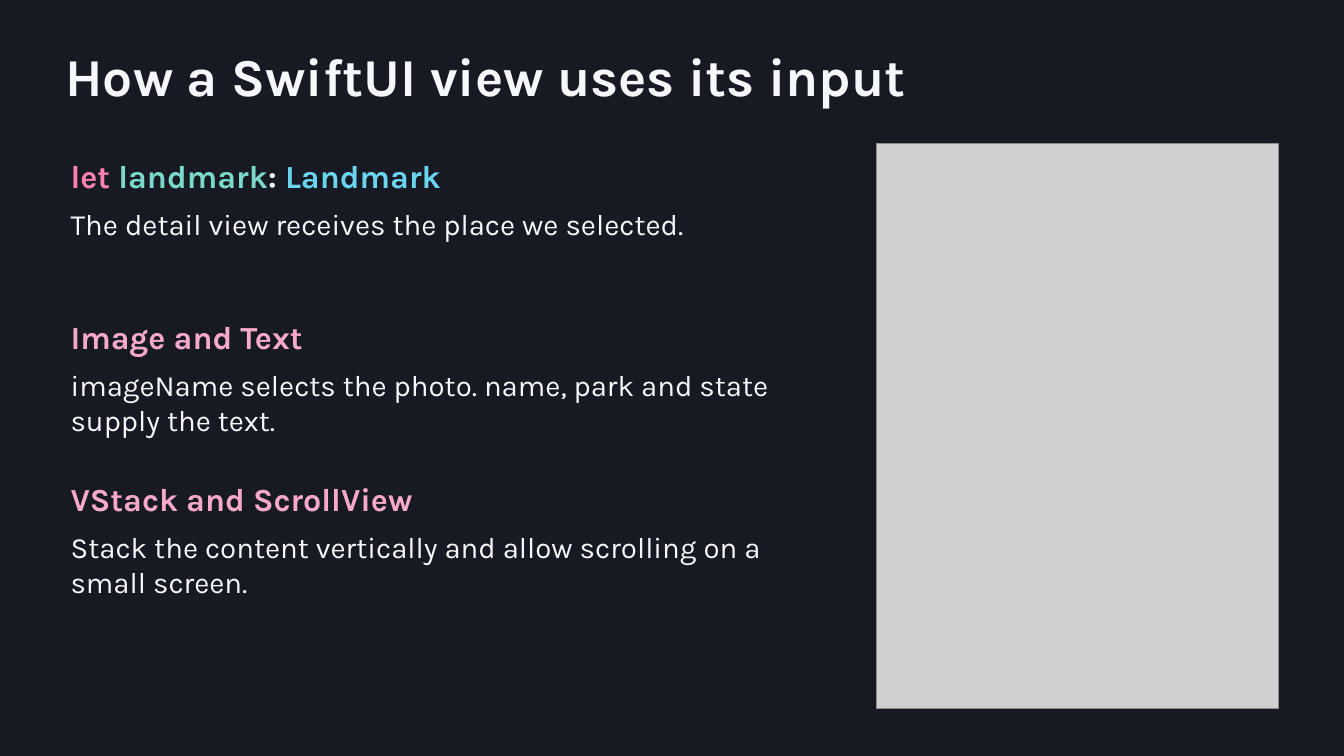
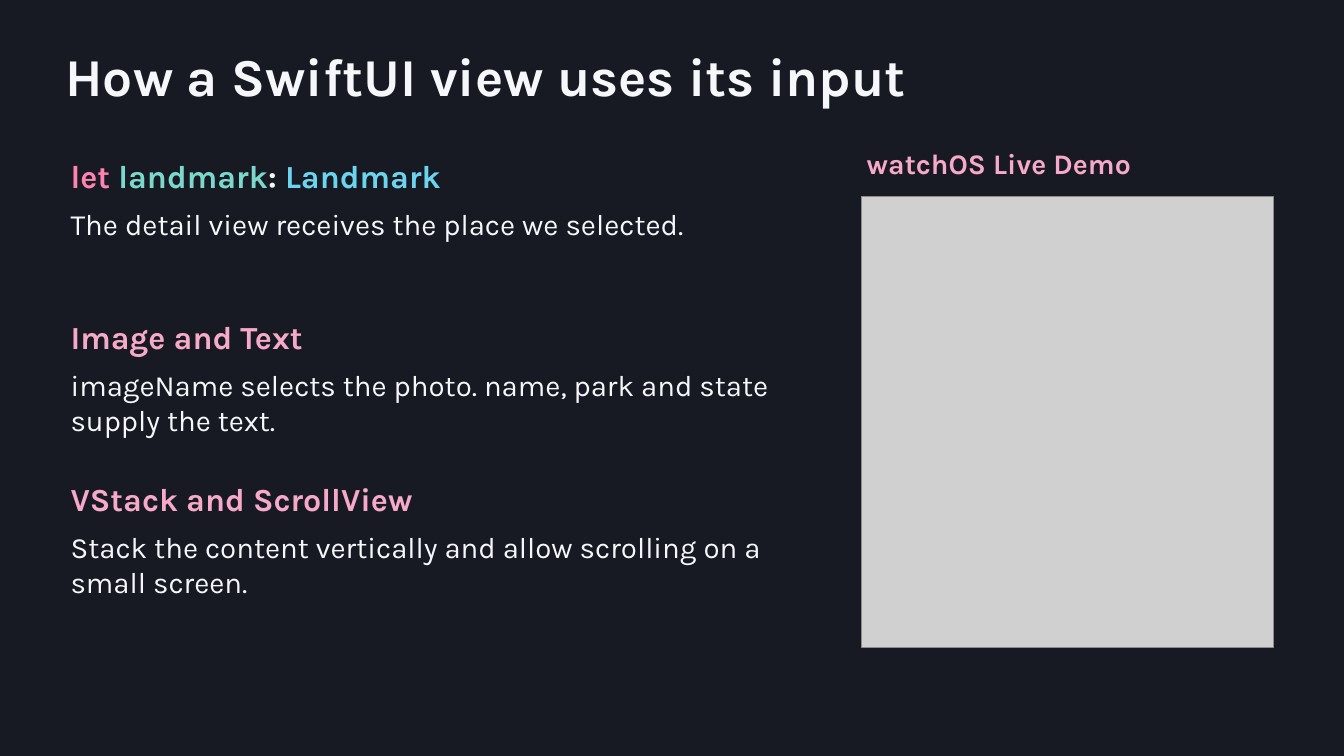
Before and after one commit to ms-Maryna/WearableAppDev, a slide deck: slide 17 of docs/slides/Wearable-App-Development.pptx (slide 12 before the commit). Drawn at 1344x756 pixels with LibreOffice and Linux fonts; fonts in the diff are those of the drawing; grey boxes stand for pictures. Boxes give left, top, right and bottom in pixels: in the first picture for what was removed or moved away, otherwise in the second. Text is boxed around its words. In the diff, an @@ line names an element or a change of style, - is before the commit and + after.

```diff
--- a/docs/slides/Wearable-App-Development.pptx
+++ b/docs/slides/Wearable-App-Development.pptx
@@ text added at [867,154,1130,175], 20.2 pt, text #F6A9C8, bold @@
+watchOS Live Demo
@@ picture: place and size @@
-picture at [877,143,1278,708]
+picture at [862,197,1273,647]
```
Also in this commit, not shown: 14 other slides changed, 7 slides added, 6 other files.
